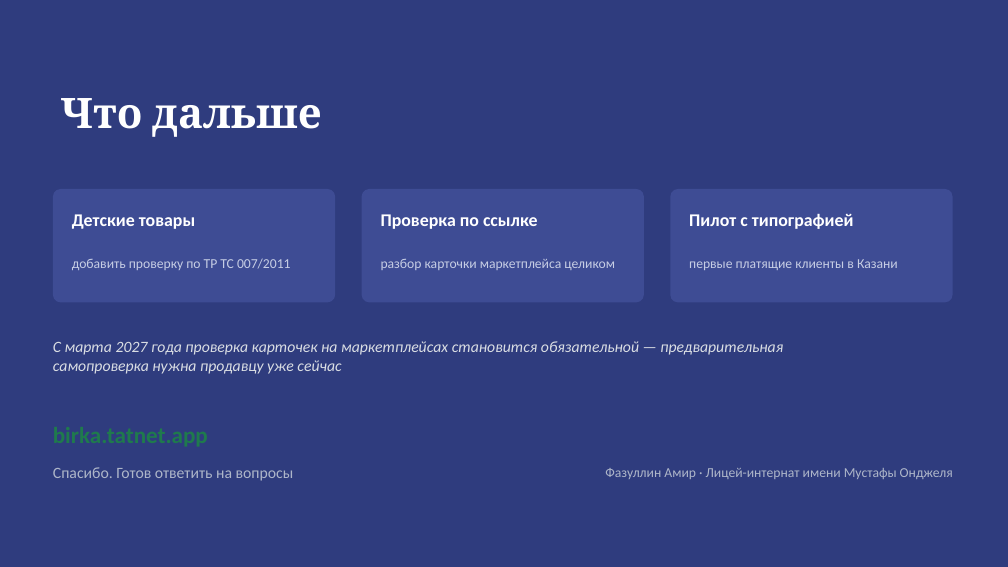
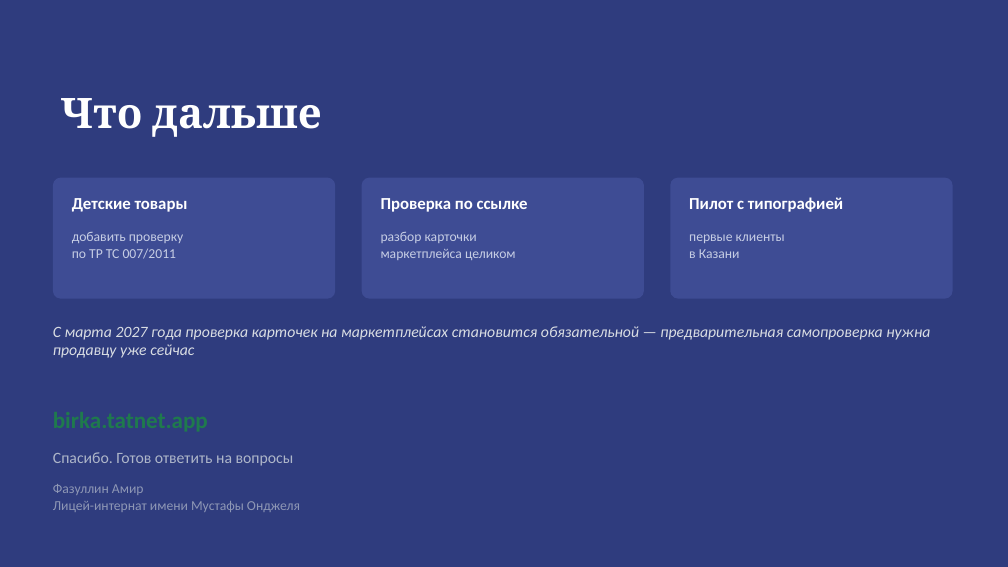
Before and after one commit to amirfazulen-byte/project, a slide deck: slide 7 of deck/Бирка.pptx (slide 8 before the commit). Drawn at 1008x567 pixels with LibreOffice and Linux fonts; fonts in the diff are those of the drawing. Boxes give left, top, right and bottom in pixels: in the first picture for what was removed or moved away, otherwise in the second. Text is boxed around its words. In the diff, an @@ line names an element or a change of style, - is before the commit and + after.

```diff
--- a/deck/Бирка.pptx
+++ b/deck/Бирка.pptx
@@ rounded rectangle resized from (x1=53, y1=189, x2=335, y2=302) to (x1=53, y1=178, x2=335, y2=299) @@
@@ proportions changed in 3 elements at (x1=53, y1=178, x2=335, y2=299), (x1=671, y1=178, x2=953, y2=299), (x1=361, y1=178, x2=644, y2=299) @@
@@ rounded rectangle resized from (x1=361, y1=189, x2=644, y2=302) to (x1=361, y1=178, x2=644, y2=299) @@
@@ rounded rectangle resized from (x1=671, y1=189, x2=953, y2=302) to (x1=671, y1=178, x2=953, y2=299) @@
@@ text "Детские товары" moved from (x1=72, y1=214, x2=195, y2=229) to (x1=72, y1=198, x2=188, y2=212) @@
@@ text "Проверка по ссылке" moved from (x1=381, y1=214, x2=538, y2=229) to (x1=381, y1=198, x2=528, y2=212) @@
@@ size 17 to 16 pt; vertical alignment middle to top in 3 elements at (x1=72, y1=198, x2=188, y2=212), (x1=381, y1=198, x2=528, y2=212), (x1=689, y1=197, x2=843, y2=212) @@
@@ text "Пилот с типографией" moved from (x1=689, y1=214, x2=854, y2=229) to (x1=689, y1=197, x2=843, y2=212) @@
@@ text at (x1=72, y1=232, x2=183, y2=259): text changed @@
-добавить проверку по ТР ТС 007/2011
+добавить проверку
+по ТР ТС 007/2011
@@ text at (x1=381, y1=232, x2=516, y2=260): text changed @@
-разбор карточки маркетплейса целиком
+разбор карточки
+маркетплейса целиком
@@ text at (x1=689, y1=234, x2=785, y2=258): text changed @@
-первые платящие клиенты в Казани
+первые клиенты
+в Казани
@@ text "Спасибо. Готов ответить на вопросы" moved from (x1=53, y1=467, x2=294, y2=481) to (x1=53, y1=452, x2=294, y2=466) @@
@@ vertical alignment middle to top in 5 elements at (x1=72, y1=232, x2=183, y2=259), (x1=381, y1=232, x2=516, y2=260), (x1=53, y1=326, x2=930, y2=358), (x1=689, y1=234, x2=785, y2=258), (x1=53, y1=484, x2=300, y2=512) @@
@@ text at (x1=53, y1=484, x2=300, y2=512): text changed; text colour #AEB6C9 to #8E97B5 @@
-Фазуллин Амир · Лицей-интернат имени Мустафы Онджеля
+Фазуллин Амир
+Лицей-интернат имени Мустафы Онджеля
```
Also in this commit, not shown: 1 slide removed, 1 other file.
